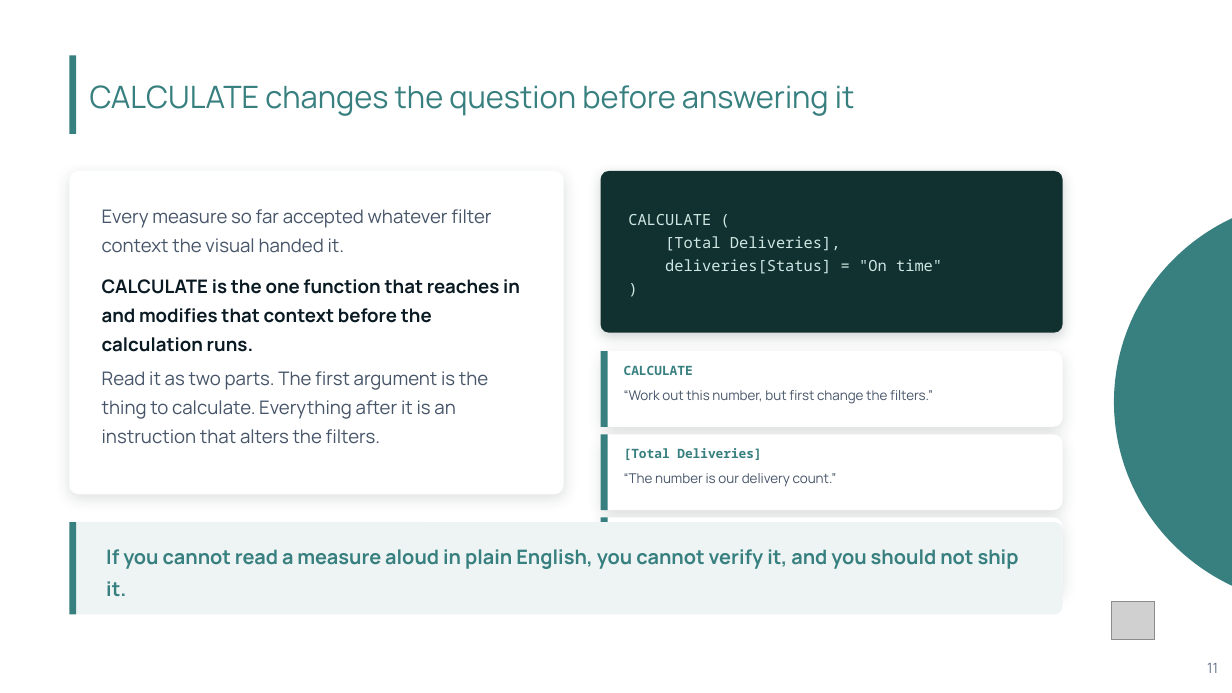
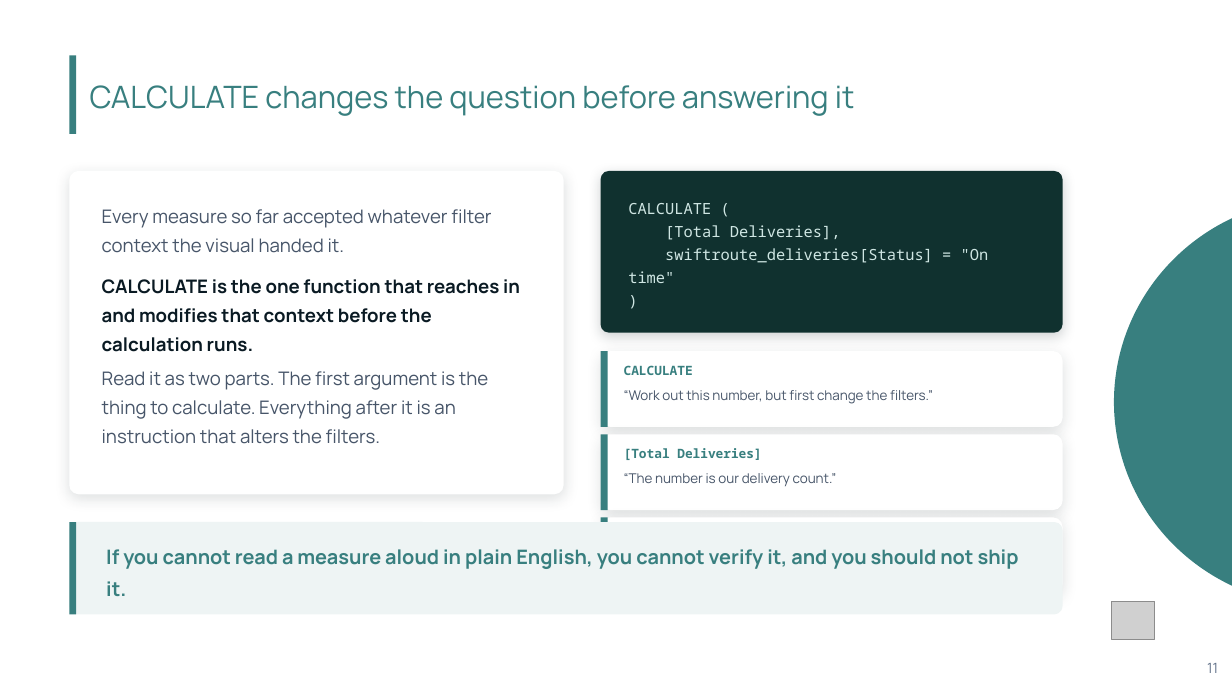
Before and after one commit to Publica-AI/academy-data-analysis-course, a slide deck: slide 11 of Module_07/Slides/7.3_DAX Fundamentals.pptx. Drawn at 1232x693 pixels with LibreOffice and Linux fonts; fonts in the diff are those of the drawing; grey boxes stand for pictures; background and template pictures are left out. Boxes give left, top, right and bottom in pixels: in the first picture for what was removed or moved away, otherwise in the second. Text is boxed around its words. In the diff, an @@ line names an element or a change of style, - is before the commit and + after.

```diff
--- a/Module_07/Slides/7.3_DAX Fundamentals.pptx
+++ b/Module_07/Slides/7.3_DAX Fundamentals.pptx
@@ text at (628, 248, 989, 283): text changed @@
-deliveries[Status] = "On time"
+swiftroute_deliveries[Status] = "On time"
```
Also in this commit, not shown: 3 other slides changed, 1 other file.
